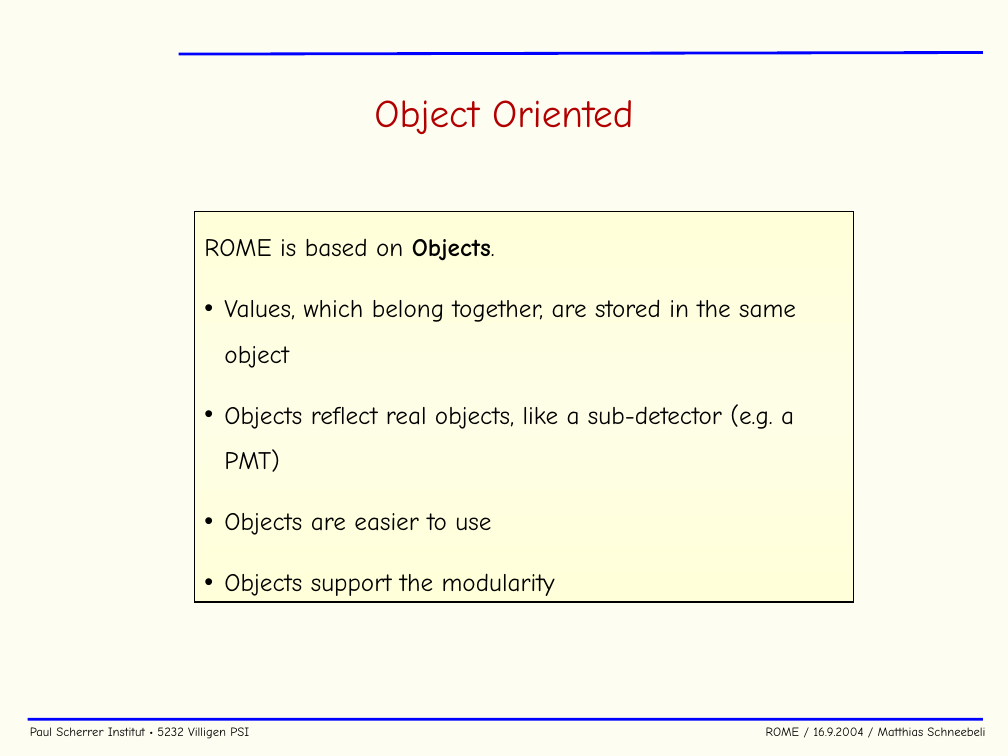
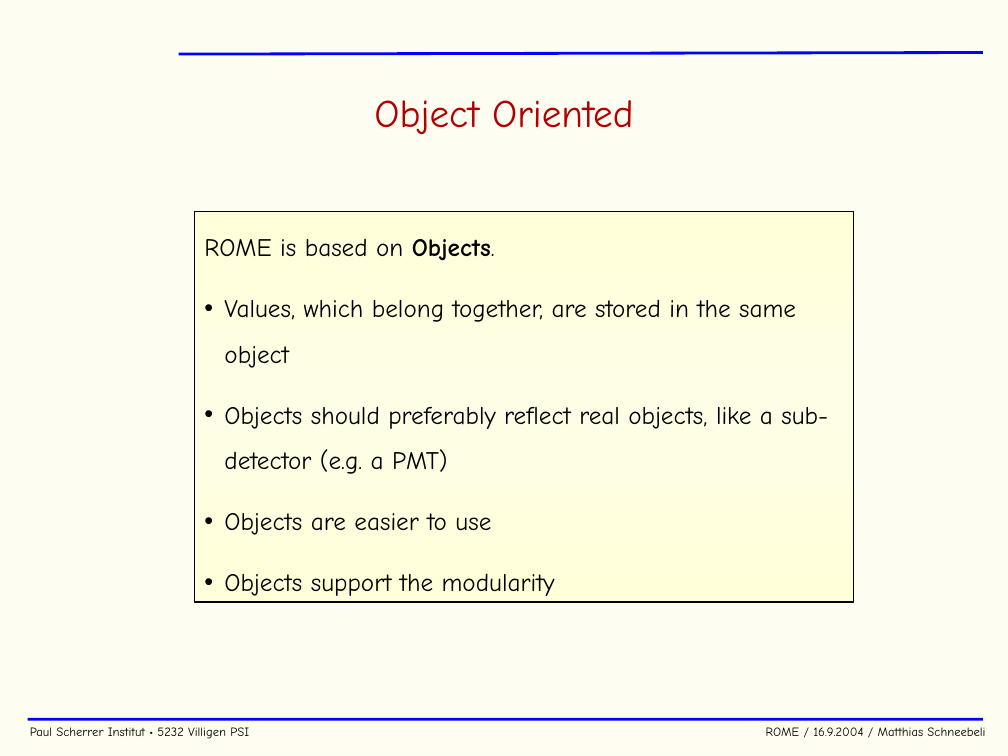
Before and after one commit to cjpl/rome, a slide deck: slide 8 of documentation/ROME.ppt. Drawn at 1008x756 pixels with LibreOffice and Linux fonts; fonts in the diff are those of the drawing; background and template pictures are left out. Boxes give left, top, right and bottom in pixels: in the first picture for what was removed or moved away, otherwise in the second. Text is boxed around its words. In the diff, an @@ line names an element or a change of style, - is before the commit and + after.

```diff
--- a/documentation/ROME.ppt
+++ b/documentation/ROME.ppt
@@ text in rectangle at <box>224,406,828,474</box>: text changed @@
-• Objects reflect real objects, like a sub-detector (e.g. a PMT)
+• Objects should preferably reflect real objects, like a sub-detector (e.g. a PMT)
```
Also in this commit, not shown: 16 other slides changed, 3 slides added, 1 slide removed, 3 other files.
